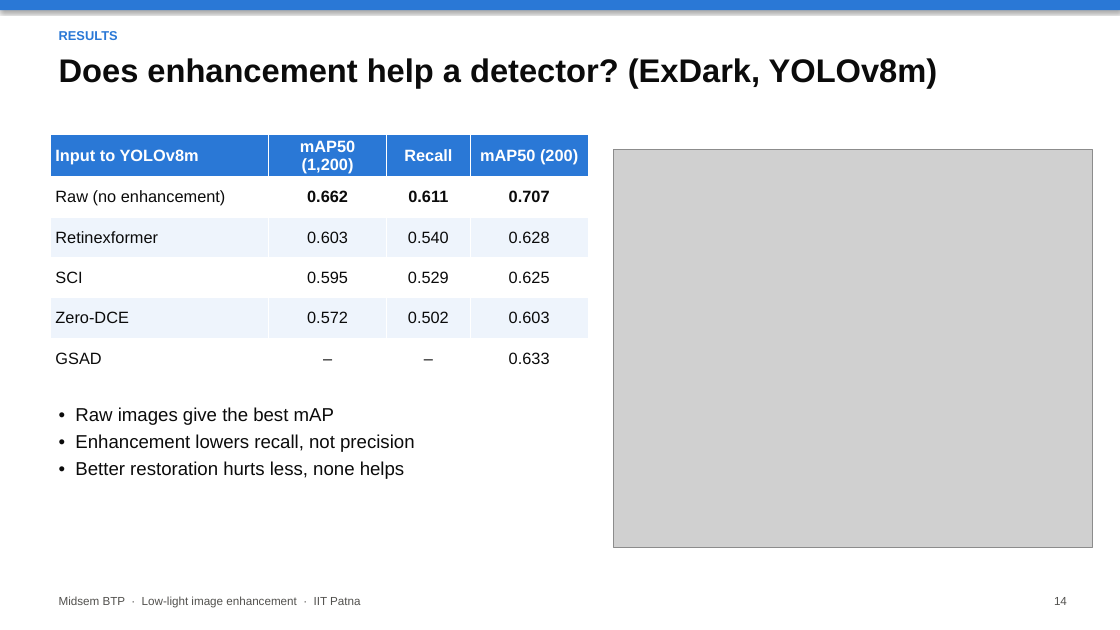
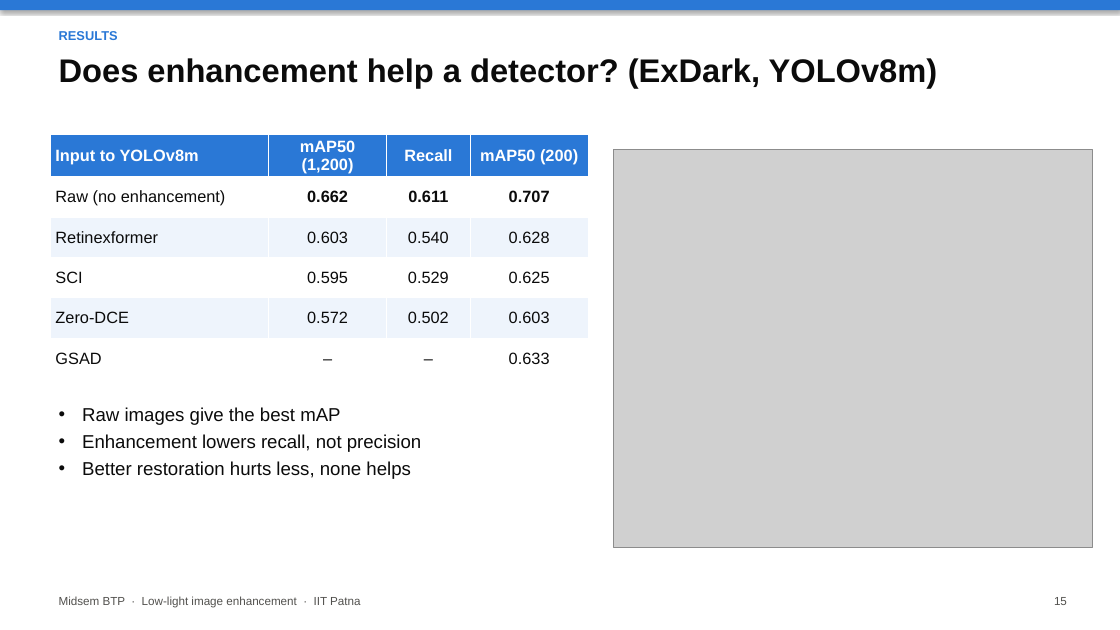
Before and after one commit to Crazycraftie/low-light-enhancement-btp, a slide deck: slide 15 of presentation/midsem.pptx (slide 14 before the commit). Drawn at 1120x630 pixels with LibreOffice and Linux fonts; fonts in the diff are those of the drawing; grey boxes stand for pictures. Boxes give left, top, right and bottom in pixels: in the first picture for what was removed or moved away, otherwise in the second. Text is boxed around its words. In the diff, an @@ line names an element or a change of style, - is before the commit and + after.

```diff
--- a/presentation/midsem.pptx
+++ b/presentation/midsem.pptx
@@ text at bbox=[82, 407, 421, 479]: text changed @@
-• Raw images give the best mAP
-• Enhancement lowers recall, not precision
-• Better restoration hurts less, none helps
+• Raw images give the best mAP
+• Enhancement lowers recall, not precision
+• Better restoration hurts less, none helps
@@ text at bbox=[1054, 597, 1067, 605]: text changed @@
-14
+15
```
Also in this commit, not shown: 17 other slides changed, 1 slide added, 3 other files.
